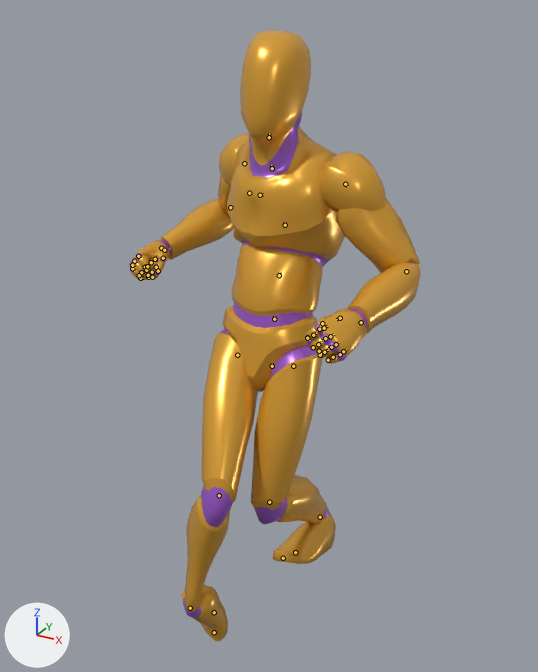
The glTF model apps/web/public/models/anim-library.glb, before and after one commit.
Camera for both pictures: a 50 mm lens placed at (0.93, -1.639, 1.821), pointed at (-0.022, 0.092, 0.955). Lighting does not change. The marker at lower left points along +X, +Y and +Z. The first picture is the older version. Both versions are drawn at frame 17 of the action 'Rig|Jog_Back_Loop'; the numbers are the values there. The bones that change, and the others that lie on the model, are drawn over the model as lines.

Names of what the first picture shows: 'Mannequin'.
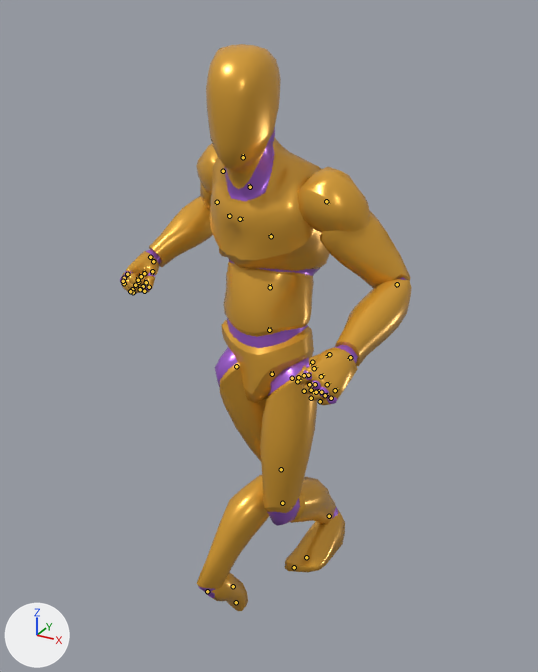
The change, as JSON lines over the scene's bpy script:
```json
{"block": "bone_pelvis", "where": "bone_pelvis = bpy.data.objects['Rig'].pose.bones['pelvis']  # child of 'root'"}
{"op": "set", "path": "bone_pelvis.location", "old": "(8e-05, -0.00037, 3e-05)", "new": "(8e-05, -0.00061, 9e-05)"}
{"op": "set", "path": "bone_pelvis.rotation_quaternion", "old": "(0.978, -0.21, 0.009, 0.018)", "new": "(0.994, -0.106, 0.007, 0.019)", "note": "degrees (-24, 1, 2) -> degrees (-12, 1, 2)"}
{"block": "bone_thigh_l", "where": "bone_thigh_l = bpy.data.objects['Rig'].pose.bones['thigh_l']  # child of 'pelvis'"}
{"op": "set", "path": "bone_thigh_l.rotation_quaternion", "old": "(-0.997, -0.058, -0.03, -0.035)", "new": "(-0.998, -0.055, -0.026, -0.029)", "note": "degrees (7, 3, 4) -> degrees (6, 3, 4)"}
{"block": "bone_calf_l", "where": "bone_calf_l = bpy.data.objects['Rig'].pose.bones['calf_l']  # child of 'thigh_l'"}
{"op": "set", "path": "bone_calf_l.rotation_quaternion", "old": "(0.848, 0.528, -0.009, 0.007)", "new": "(0.896, 0.443, -0.01, 0.006)", "note": "degrees (64, -1, 0) -> degrees (53, -1, 0)"}
{"block": "bone_foot_l", "where": "bone_foot_l = bpy.data.objects['Rig'].pose.bones['foot_l']  # child of 'calf_l'"}
{"op": "set", "path": "bone_foot_l.rotation_quaternion", "old": "(0.825, -0.559, 0.054, -0.047)", "new": "(0.877, -0.474, 0.059, -0.035)", "note": "degrees (-68, 2, -8) -> degrees (-57, 4, -7)"}
{"block": "bone_thigh_r", "where": "bone_thigh_r = bpy.data.objects['Rig'].pose.bones['thigh_r']  # child of 'pelvis'"}
{"op": "set", "path": "bone_thigh_r.rotation_quaternion", "old": "(0.933, -0.192, -0.294, -0.05)", "new": "(0.222, -0.048, -0.909, -0.231)", "note": "degrees (-24, -35, 1) -> degrees (-29, -153, 1)"}
{"block": "bone_calf_r", "where": "bone_calf_r = bpy.data.objects['Rig'].pose.bones['calf_r']  # child of 'thigh_r'"}
{"op": "set", "path": "bone_calf_r.rotation_quaternion", "old": "(0.925, 0.379, -0.003, 0.002)", "new": "(0.871, 0.492, -0.003, 0.002)", "note": "degrees (45, 0, 0) -> degrees (59, 0, 0)"}
{"block": "bone_foot_r", "where": "bone_foot_r = bpy.data.objects['Rig'].pose.bones['foot_r']  # child of 'calf_r'"}
{"op": "set", "path": "bone_foot_r.rotation_quaternion", "old": "(0.559, 0.77, 0.293, -0.073)", "new": "(0.143, 0.173, 0.885, -0.314)", "note": "degrees (114, 26, 24) -> degrees (36, 157, -15)"}
```

Boxes (x1, y1, x2, y2) around the edits, measured in the pictures (538 x 672 px):
```json
{"object": "Mannequin", "change": "posed", "before": [129, 30, 421, 641], "after": [120, 44, 412, 611], "on screen": "7% shorter"}
{"bone": "pelvis", "before": "(272, 366) to (272, 363)", "after": "(272, 374) to (272, 371)"}
{"bone": "thigh_l", "before": "(293, 366) to (293, 367)", "after": "(292, 378) to (292, 379)"}
{"bone": "calf_l", "before": "(269, 502) to (270, 502)", "after": "(282, 503) to (283, 503)"}
{"bone": "foot_l", "before": "(320, 517) to (319, 517)", "after": "(329, 516) to (328, 517)"}
{"bone": "thigh_r", "before": "(237, 355) to (237, 356)", "after": "(236, 366) to (237, 368)"}
{"bone": "calf_r", "before": "(219, 495) to (218, 496)", "after": "(281, 469) to (280, 471)"}
{"bone": "foot_r", "before": "(190, 608) to (190, 608)", "after": "(207, 591) to (208, 591)"}
```
